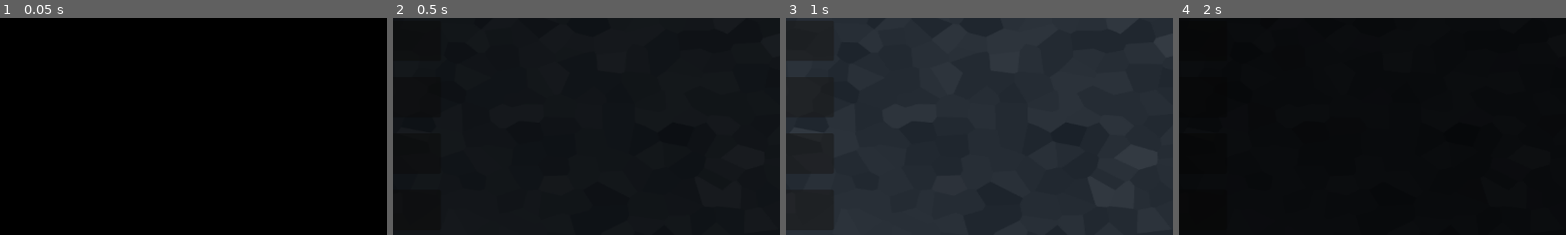
Above: before the commit, frames 1-4 (left to right).
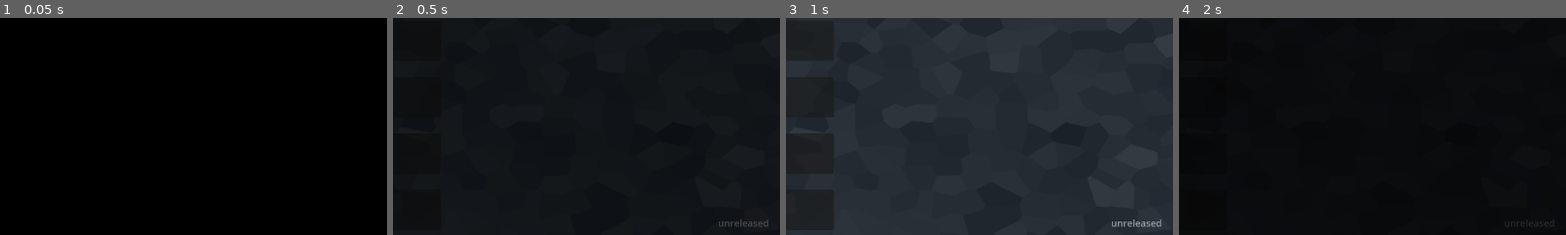
Above: after the commit, the same moments.

Repository: gamma2653/Magiteknician
Game: Godot game, scene res://magiteknician/menus/main_menu.tscn
Same seed, same stepped clock (60 frames per second), same inputs: the game is played once before the commit and once after it.
Inputs:
- Up to frame 1 (0.05 s): no input
- Up to frame 2 (0.5 s): no input
- Up to frame 3 (1 s): click "New Game" at 0.5 s
- Up to frame 4 (2 s): click "New Game" at 1.25 s
The pictures show only the part of the screen within x 50-100%, y 49-99%; the shares and areas given below are measured in that part.

Frame 1 is identical in both runs. In frame 2, 0.2% of the frame differs, in the area x 84-97%, y 92-96%; in frame 3, 0.2%, in the area x 84-97%, y 92-97%; in frame 4, less than 0.1%.

Commit message:
Show the version on the main menu
A label in the corner of the main menu says which version of the game
is being played. It reads the version from the project's settings,
which is where the release process writes it.

A game that has never been released says "unreleased". v0.0.0 looks
like a release and is not one.

Co-Authored-By: Claude Fable 5.1 <noreply@anthropic.com>

Diff:
--- /dev/null
+++ b/magiteknician/menus/components/VersionLabel.tscn
@@ -0,0 +1,12 @@
+[gd_scene load_steps=2 format=3]
+
+[ext_resource type="Script" path="res://magiteknician/menus/components/version_label.gd" id="1_version"]
+
+[node name="VersionLabel" type="Label"]
+modulate = Color(1, 1, 1, 0.55)
+offset_right = 160.0
+offset_bottom = 24.0
+theme_override_font_sizes/font_size = 14
+text = "v0.0.0"
+horizontal_alignment = 2
+script = ExtResource("1_version")
--- /dev/null
+++ b/magiteknician/menus/components/version_label.gd
@@ -0,0 +1,18 @@
+extends Label
+## Shows which version of the game this is.
+
+const SETTING := "application/config/version"
+## What the version is before anything has been released.
+const UNRELEASED := "0.0.0"
+
+
+func _ready() -> void:
+	text = describe(str(ProjectSettings.get_setting(SETTING, "")))
+
+
+## The version as it is shown: "v0.1.0". A game that has never been
+## released says so, since v0.0.0 looks like a release and is not one.
+static func describe(version: String) -> String:
+	if version.is_empty() or version == UNRELEASED:
+		return "unreleased"
+	return "v%s" % [version]
--- a/magiteknician/menus/main_menu.tscn
+++ b/magiteknician/menus/main_menu.tscn
@@ -1,10 +1,11 @@
-[gd_scene load_steps=6 format=3 uid="uid://rmxsvma5j3wr"]
+[gd_scene load_steps=7 format=3 uid="uid://rmxsvma5j3wr"]
 
 [ext_resource type="Script" uid="uid://qhnggmd10dhx" path="res://magiteknician/menus/main_menu.gd" id="1_06t4h"]
 [ext_resource type="PackedScene" uid="uid://bh35uckn1if6a" path="res://magiteknician/menus/fade_transition.tscn" id="2_5nvhq"]
 [ext_resource type="Texture2D" uid="uid://epmblnpfdkl5" path="res://magiteknician/assets/stony_crystal_bg.png" id="2_6dvco"]
 [ext_resource type="Texture2D" uid="uid://dti6mllr6qyrb" path="res://magiteknician/assets/title.png" id="2_q40py"]
 [ext_resource type="PackedScene" uid="uid://d1q3b0xyqj6qu" path="res://magiteknician/menus/menu_audio_player.tscn" id="4_ioc2y"]
+[ext_resource type="PackedScene" path="res://magiteknician/menus/components/VersionLabel.tscn" id="5_version"]
 
 [node name="MainMenu" type="Node2D"]
 script = ExtResource("1_06t4h")
@@ -77,6 +78,12 @@
 offset_bottom = 504.0
 text = "Quit"
 
+[node name="Version" parent="." instance=ExtResource("5_version")]
+offset_left = 976.0
+offset_top = 612.0
+offset_right = 1136.0
+offset_bottom = 636.0
+
 [node name="StartOver" type="ConfirmationDialog" parent="."]
 title = "Start over?"
 ok_button_text = "Start over"
Not shown, added: magiteknician/menus/components/version_label.gd.uid
